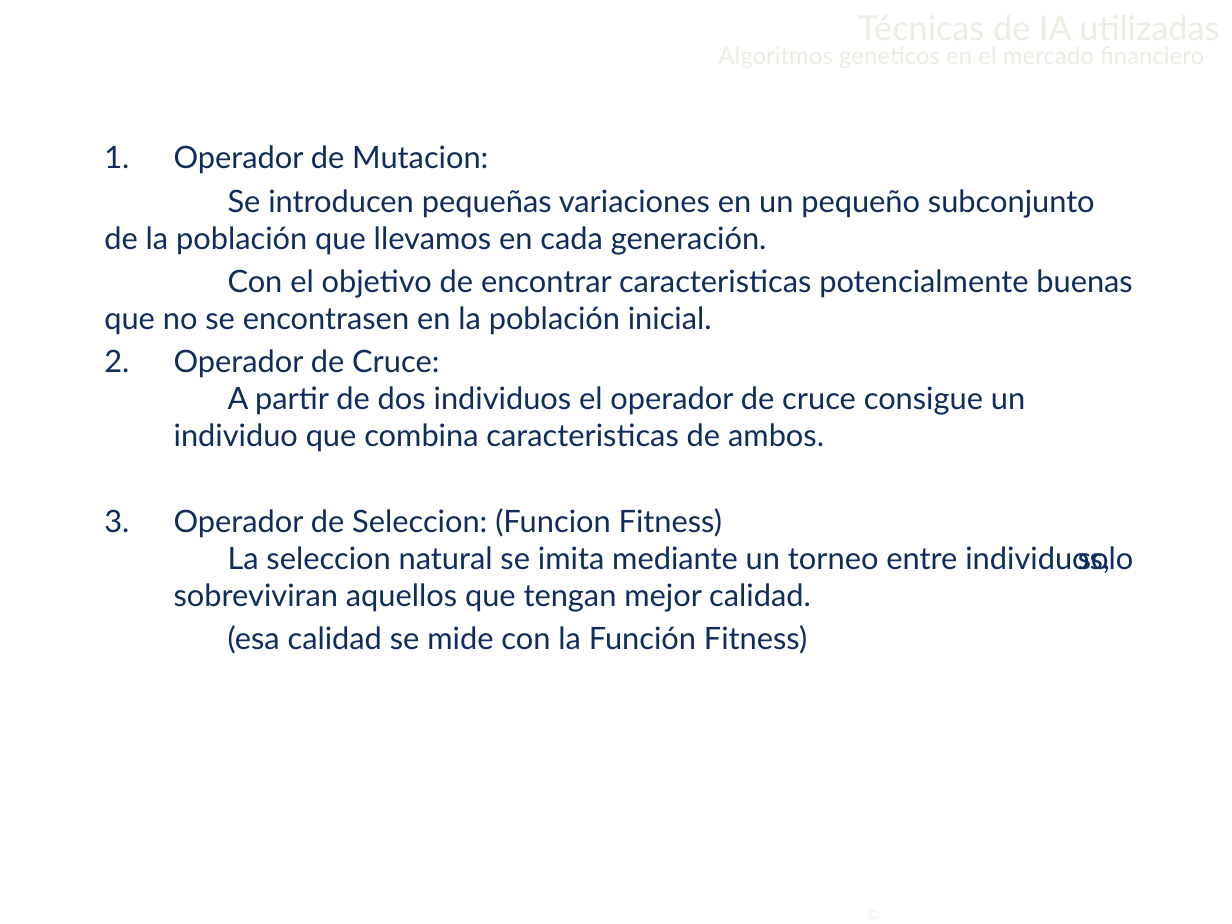
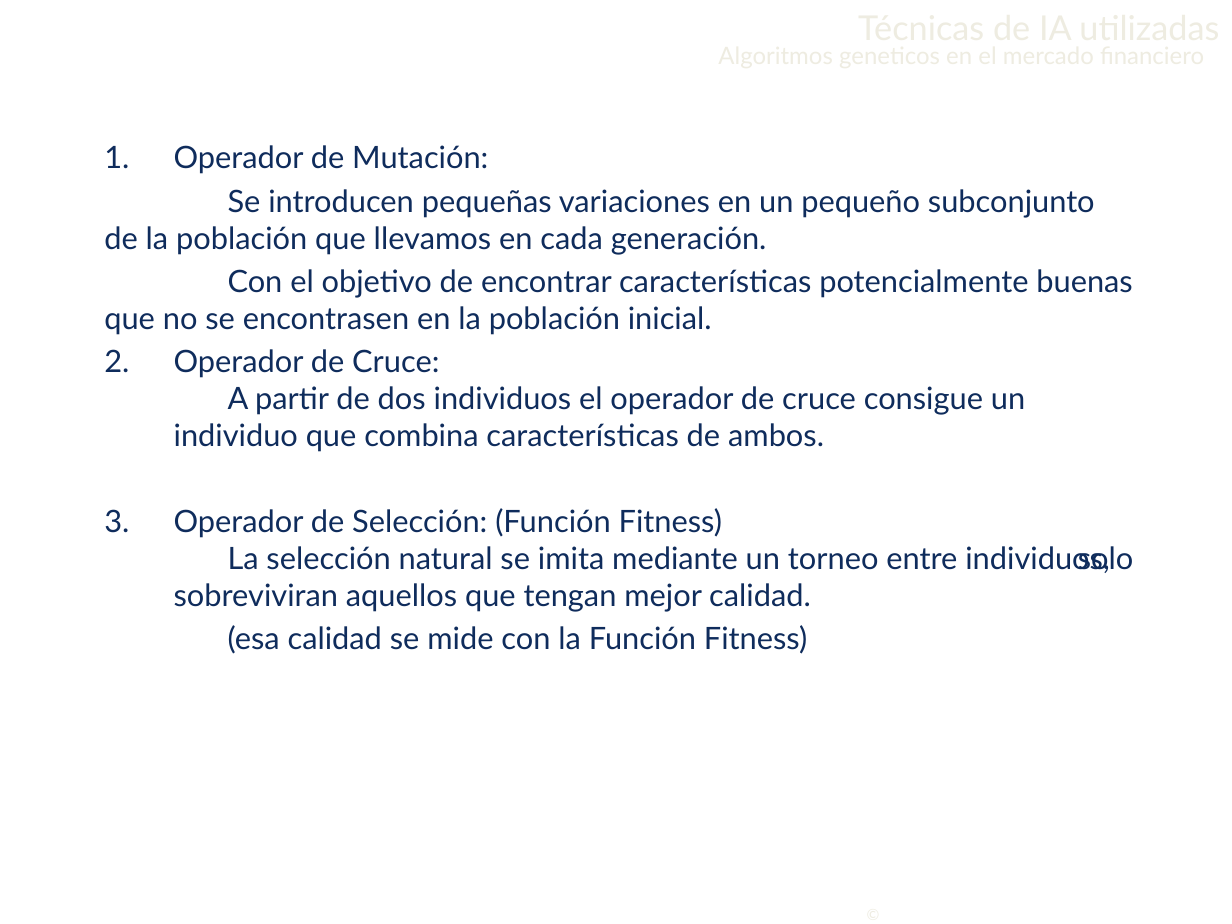
Before and after one commit to Lothar94/Inteligencia-Artificial, a slide deck: slide 7 of Practica1/PresentacionlA.pptx. Drawn at 1232x924 pixels with LibreOffice and Linux fonts; fonts in the diff are those of the drawing; background and template pictures are left out. Boxes give left, top, right and bottom in pixels: in the first picture for what was removed or moved away, otherwise in the second. Text is boxed around its words. In the diff, an @@ line names an element or a change of style, - is before the commit and + after.

```diff
--- a/Practica1/PresentacionlA.pptx
+++ b/Practica1/PresentacionlA.pptx
@@ text at [174, 145, 488, 174]: text changed @@
-1. Operador de Mutacion:
+1. Operador de Mutación:
@@ text at [104, 269, 1133, 612]: text changed @@
-Con el objetivo de encontrar caracteristicas potencialmente buenas que no se encontrasen en la población inicial.
-2. Operador de Cruce:
-   A partir de dos individuos el operador de cruce consigue un individuo que combina caracteristicas de ambos.
-3. Operador de Seleccion: (Funcion Fitness)
-   La seleccion natural se imita mediante un torneo entre individuos, solo sobreviviran aquellos que tengan mejor calidad.
+Con el objetivo de encontrar características potencialmente buenas que no se encontrasen en la población inicial.
+2. Operador de Cruce:
+   A partir de dos individuos el operador de cruce consigue un individuo que combina características de ambos.
+3. Operador de Selección: (Función Fitness)
+   La selección natural se imita mediante un torneo entre individuos, solo sobreviviran aquellos que tengan mejor calidad.
```
Also in this commit, not shown: 3 other slides changed, 1 other file.
